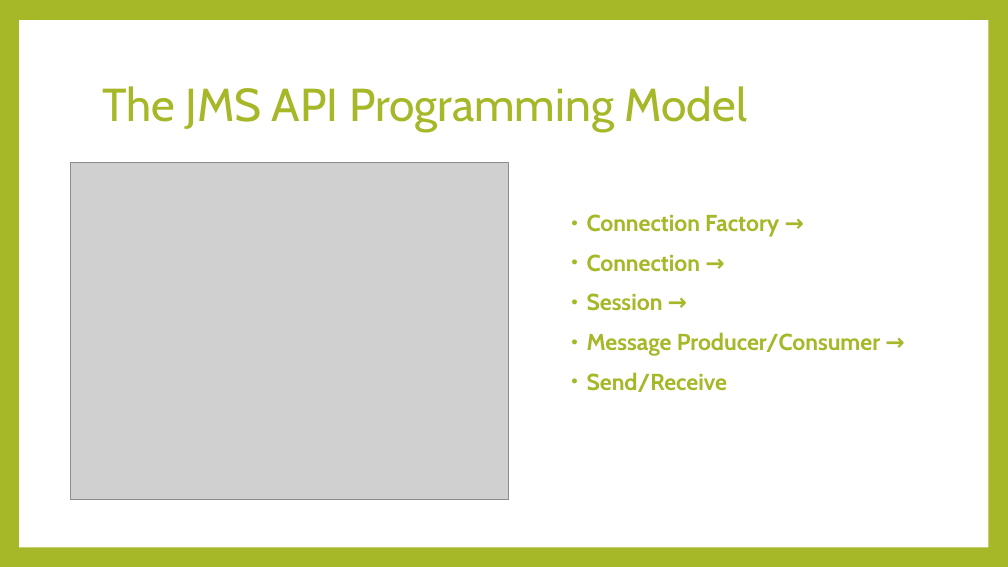
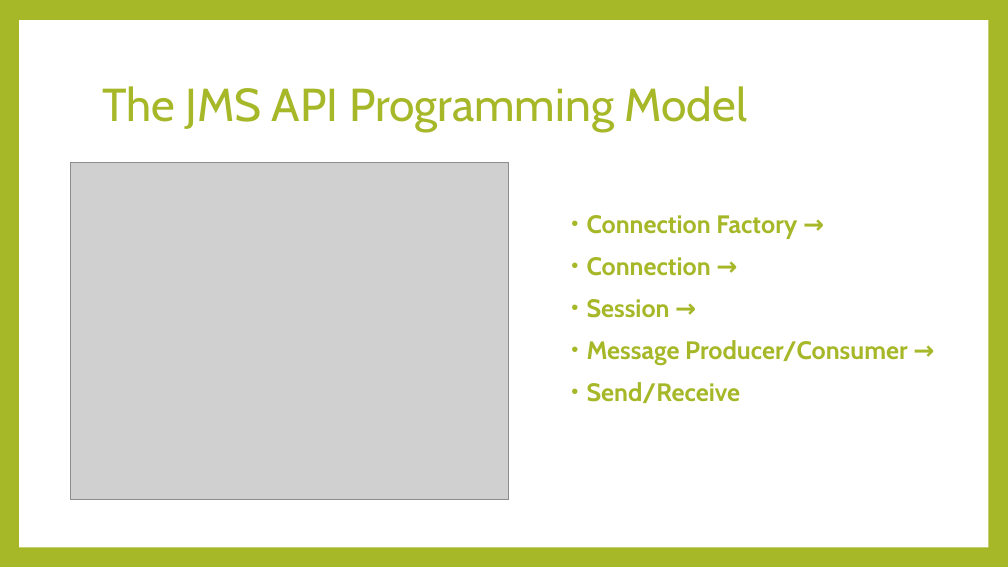
Before and after one commit to ramon-luis/JMS-ActiveMQ-Spring, a slide deck: slide 15 of JMS vFinal.pptx. Drawn at 1008x567 pixels with LibreOffice and Linux fonts; fonts in the diff are those of the drawing; grey boxes stand for pictures. Boxes give left, top, right and bottom in pixels: in the first picture for what was removed or moved away, otherwise in the second. Text is boxed around its words. In the diff, an @@ line names an element or a change of style, - is before the commit and + after.

```diff
--- a/JMS vFinal.pptx
+++ b/JMS vFinal.pptx
@@ text "Connection Factory →" at (587, 215, 907, 403): size 22 to 24 pt @@
```
Also in this commit, not shown: 13 other slides changed.
